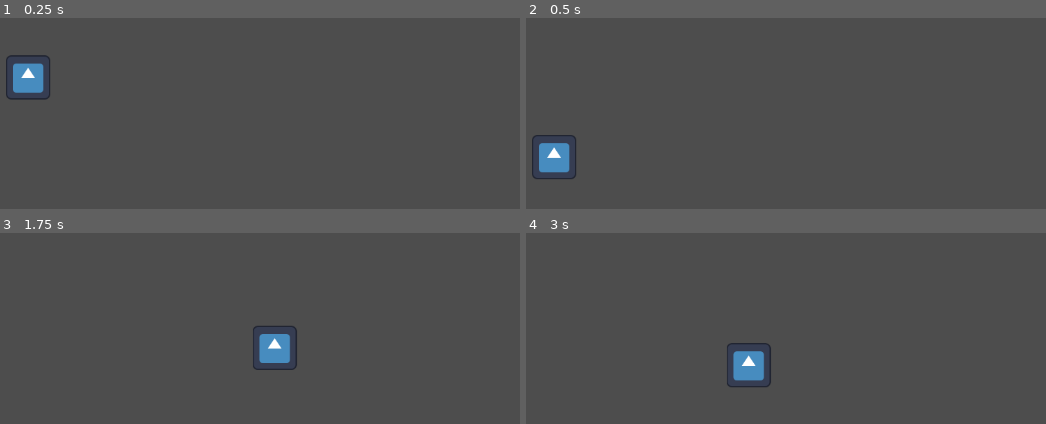
Above: before the commit, frames 1-4 (two rows, left to right).
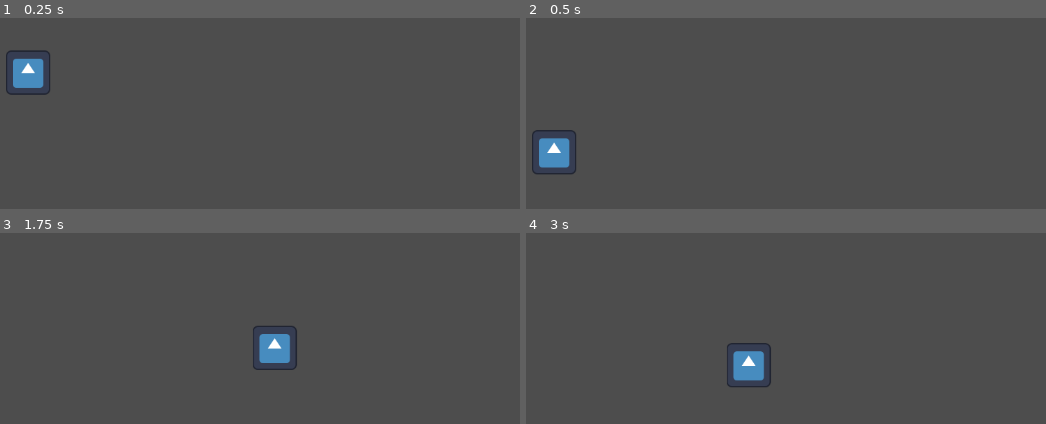
Above: after the commit, the same moments.

Repository: KiMurray/2d-Movement
Game: Godot game, scene res://Baseline.tscn
The game is run twice, just before and just after one commit, with the same random seed, the same clock (stepped at 60 frames per second) and the same inputs. The engine's default icon, where the game draws it, is replaced by a stand-in: a white triangle on a blue panel in a dark square.
Inputs:
- Up to frame 1 (0.25 s): no input
- Up to frame 2 (0.5 s): no input
- Up to frame 3 (1.75 s): tap Enter (ui_accept) at 0.5, 0.6, 0.77, 1.07, 1.35, 1.52 s; hold Right (ui_right) from 0.53 s (still down)
- Up to frame 4 (3 s): tap Enter (ui_accept) at 1.82, 2.1, 2.85 s; release Right (ui_right) at 2.03 s; hold Left (ui_left) 2.03-2.78 s; hold Right (ui_right) from 2.78 s (still down)

The runs differ from the first frame. In frame 1, 0.7% of the frame differs, in the area x 1-10%, y 16-43%; in frame 2, 0.7%; in frame 3, less than 0.1%; in frame 4, less than 0.1%.

Commit message:
fixed ghost bash

Diff:
--- a/Baseline.tscn
+++ b/Baseline.tscn
@@ -16,7 +16,7 @@
 [node name="Main" type="Node2D"]
 
 [node name="Knight" type="CharacterBody2D" parent="." node_paths=PackedStringArray("dash_component")]
-position = Vector2(326, 408)
+position = Vector2(326, 401)
 script = ExtResource("1_flu07")
 dash_component = NodePath("DashComponent")
 metadata/_edit_group_ = true
@@ -54,8 +54,8 @@
 scale = Vector2(0.5, 0.5)
 texture = ExtResource("2_hikmb")
 
-[node name="PreJumpTimer" type="Timer" parent="Knight/SpiritComponent"]
-wait_time = 0.15
+[node name="PreJumpTimer2" type="Timer" parent="Knight/SpiritComponent"]
+wait_time = 2.0
 one_shot = true
 
 [node name="BashComponent" type="Node2D" parent="Knight/SpiritComponent" node_paths=PackedStringArray("knight", "spirit")]
@@ -64,6 +64,8 @@
 spirit = NodePath("..")
 
 [node name="BashTimer" type="Timer" parent="Knight/SpiritComponent/BashComponent"]
+wait_time = 0.2
+one_shot = true
 
 [node name="StaticBody2D" type="StaticBody2D" parent="."]
 position = Vector2(492, 657)
--- a/BashComponent.gd
+++ b/BashComponent.gd
@@ -26,13 +26,11 @@
 
 
 
-	if Input.is_action_just_pressed("RB"):
+	if Input.is_action_just_pressed("RB") and spirit.is_spirit:
+		spirit.can_move = false
 		# Trigger movement before bash
-		var offset = 0
-		if spirit.is_on_floor():
-			offset = -10
-			print("offset")
-		knight.position += spirit.position + Vector2(0,offset)
+		knight.position += spirit.position
+
 
 		spirit.is_spirit = false
 		knight.velocity = spirit.velocity
@@ -41,10 +39,13 @@
 		#if bash_angle < 0:
 			#bash_angle += 2*PI
 		spirit.position = Vector2.ZERO
-		$BashTimer.start(0.2)
+		$BashTimer.start()
 		is_bashing = true
-		#print(knight.position)
+
 		pass
 
 func _on_bash_timer_timeout():
 	is_bashing = false
+	print("timeout")
+	knight.can_move = true
+	spirit.can_move = true
--- a/SpiritComponent.gd
+++ b/SpiritComponent.gd
@@ -4,6 +4,7 @@
 var is_spirit : bool = false
 var gravity = 800
 var knight_to_ghost_vector: Vector2
+var can_move = true
 
 
 const TETHER_RANGE = 100
@@ -22,13 +23,14 @@
 # Called every frame. 'delta' is the elapsed time since the previous frame.
 func _process(delta):
 	# Spirit Toggle
+
 	toggle_spirit_listener()
 	visible = is_spirit
 	#_draw()
-	if is_spirit:
+	if is_spirit and can_move:
+		knight.can_move = false
 		queue_redraw()
 		# Set vars
-		knight.can_move = false
 		jump_listener()
 		gravity_process(delta)
 
@@ -47,18 +49,19 @@
 
 		position = position.limit_length(200)
 		move_and_slide()
-		# End of process
+	# End of process
+	pass
 
 func jump_listener():
 	if Input.is_action_just_pressed("ui_accept"):
 		if is_on_floor():
 			velocity.y = JUMP_VELOCITY
 		else:
-			$PreJumpTimer.start()
+			$PreJumpTimer2.start()
 	# Jump helper
-	if is_on_floor() and $PreJumpTimer.time_left > 0:
+	if is_on_floor() and $PreJumpTimer2.time_left > 0:
 		velocity.y = JUMP_VELOCITY
-		$PreJumpTimer.stop()
+		$PreJumpTimer2.stop()
 
 func toggle_spirit_listener():
 	if Input.is_action_just_pressed("switch"):
@@ -67,12 +70,13 @@
 			position = Vector2(0,0)
 			visible = false
 			is_spirit = false
+
 		else:
 			#Transform into spirit
 			is_spirit = true
 			velocity = Vector2(knight.velocity.x, min(0, knight.velocity.y))
-		knight.can_move = !knight.can_move
-
+		knight.can_move = !is_spirit
+		print("setting knight can move = ", knight.can_move)
 func gravity_process(delta):
 	if not is_on_floor():
 		velocity.y += gravity * delta
--- a/project.godot
+++ b/project.godot
@@ -82,6 +82,6 @@
 }
 RB={
 "deadzone": 0.5,
-"events": [Object(InputEventJoypadMotion,"resource_local_to_scene":false,"resource_name":"","device":-1,"axis":4,"axis_value":1.0,"script":null)
+"events": [Object(InputEventJoypadButton,"resource_local_to_scene":false,"resource_name":"","device":-1,"button_index":10,"pressure":0.0,"pressed":true,"script":null)
 ]
 }
